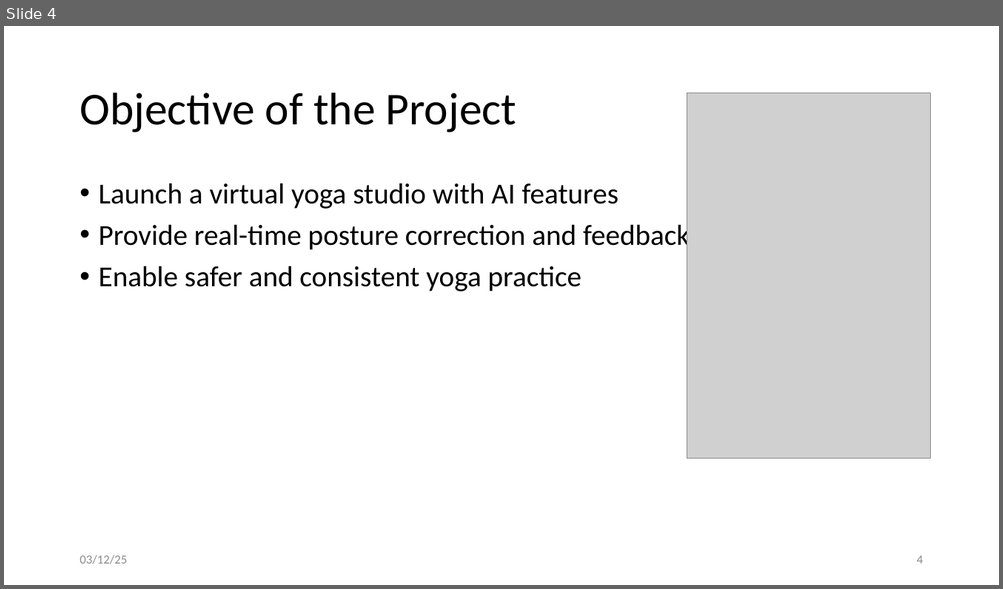
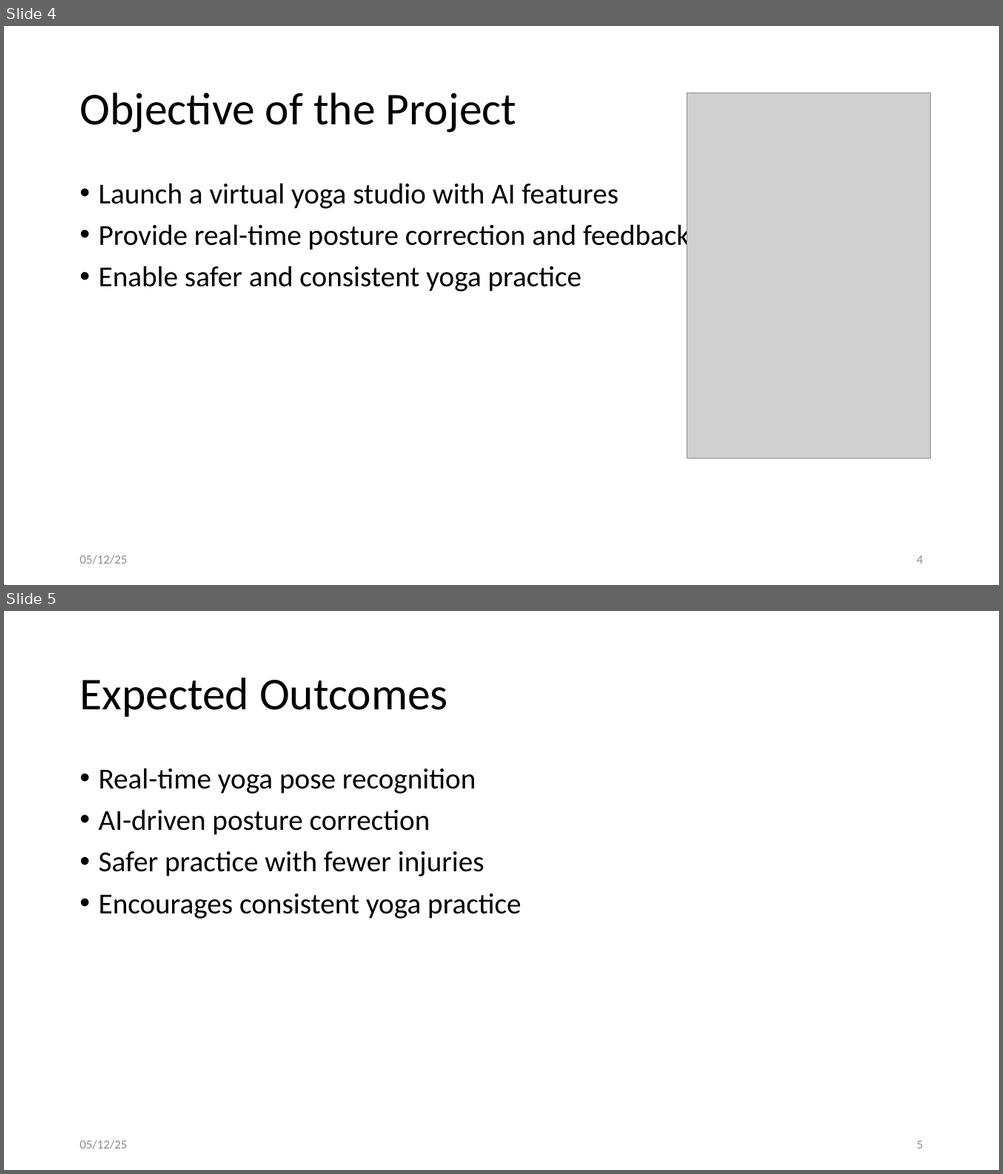
Before and after one commit to SaiSudhaV/VirtualYogaTrainer, a slide deck: docs/MT24AAC019_MiniProject_Evaluation3.pptx. Shown one above the other, each under a label of ours: slide 4 before the commit, slides 4 and 5 after it. The pictures are 1003x589 and 1003x1174 pixels, drawn with LibreOffice and Linux fonts; fonts in the diff are those of the drawing; grey boxes stand for pictures. Boxes give left, top, right and bottom in pixels: in the first picture for what was removed or moved away, otherwise in the second. Text is boxed around its words. In the diff, an @@ line names an element or a change of style, - is before the commit and + after.

```diff
--- a/docs/MT24AAC019_MiniProject_Evaluation3.pptx
+++ b/docs/MT24AAC019_MiniProject_Evaluation3.pptx
@@ slide 5 added at bbox=[4, 611, 999, 1170], background #FFFFFF @@
@@ title added at bbox=[79, 678, 448, 717], 44 pt, text #000000 @@
+Expected Outcomes
@@ text added at bbox=[99, 768, 521, 919], 28 pt, text #000000 @@
+• Real-time yoga pose recognition
+• AI-driven posture correction
+• Safer practice with fewer injuries
+• Encourages consistent yoga practice
@@ text added at bbox=[79, 1140, 127, 1150], 12 pt, text #8C8C8C @@
+05/12/25
@@ page number added at bbox=[916, 1141, 922, 1149], 12 pt, text #8C8C8C @@
+5
@@ slide 4 changed as well @@
@@ text at bbox=[79, 555, 127, 565]: text changed @@
-03/12/25
+05/12/25
```
Also in this commit, not shown: 8 other slides changed, 16 other slides added, 1 slide removed, 13 other files.
